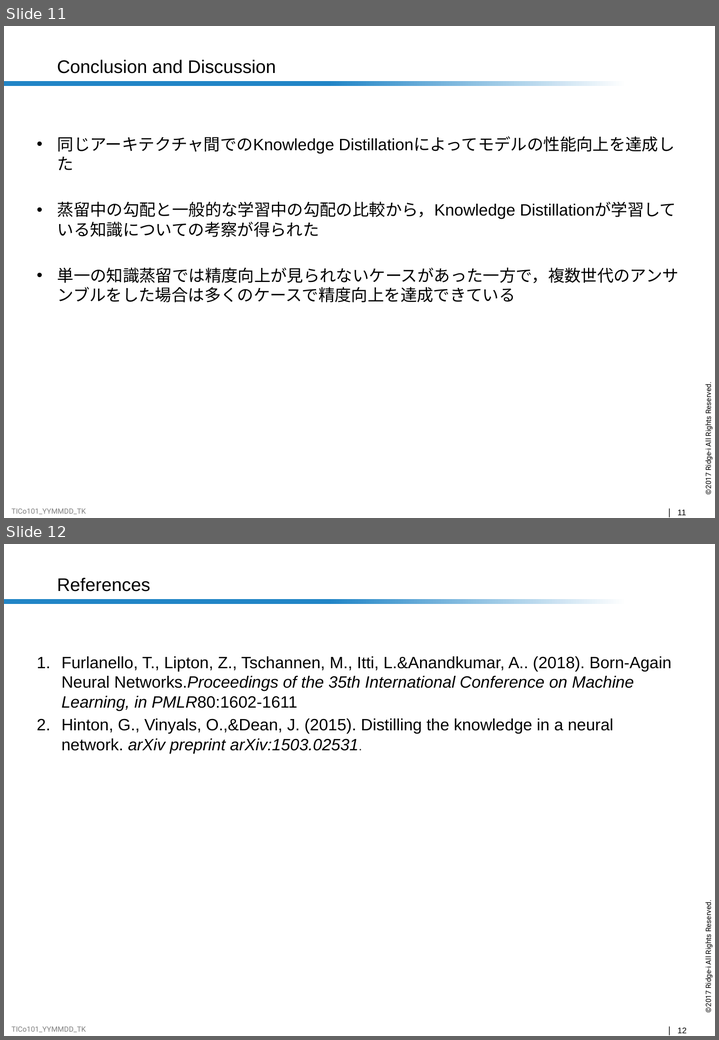
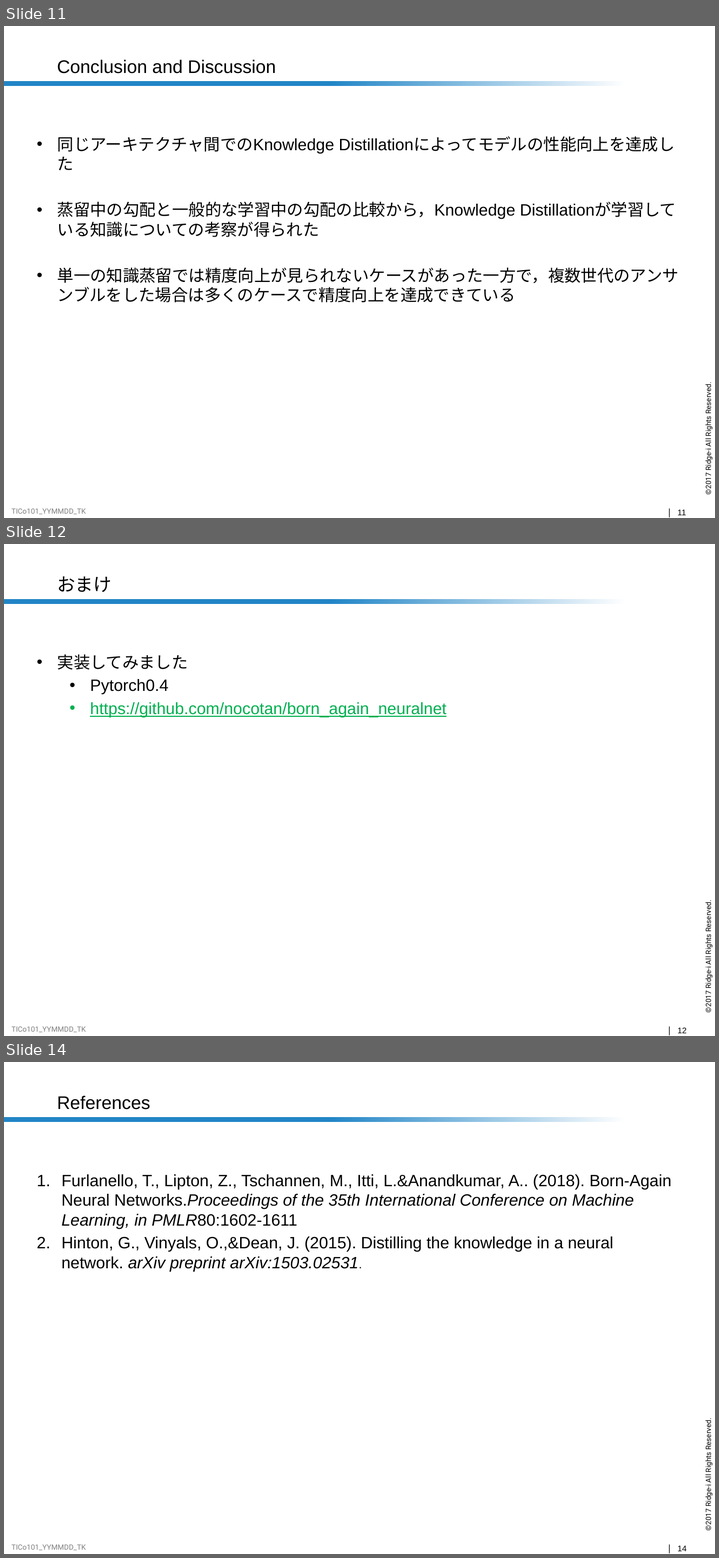
Before and after one commit to nocotan/slides, a slide deck: ban.pptx. Shown one above the other, each under a label of ours: slides 11 and 12 before the commit, slides 11, 12 and 14 after it; the slides between them are not shown. The pictures are 719x1040 and 719x1558 pixels, drawn with LibreOffice and Linux fonts; fonts in the diff are those of the drawing; background and template pictures are left out. Boxes give left, top, right and bottom in pixels: in the first picture for what was removed or moved away, otherwise in the second. Text is boxed around its words. In the diff, an @@ line names an element or a change of style, - is before the commit and + after.

```diff
--- a/ban.pptx
+++ b/ban.pptx
@@ slide 12 added at box(4, 544, 715, 1036), background #FFFFFF; not listed: 5 template elements that a slide beside it also shows @@
@@ title added at box(57, 576, 111, 592), 20 pt, text #000000 @@
+おまけ
@@ text added at box(57, 654, 446, 717), 18 pt, text #00B050, underline @@
+• 実装してみました
+  • Pytorch0.4
+  • https://github.com/nocotan/born_again_neuralnet
@@ what was slide 12 is now slide 14 @@
@@ page number at box(677, 1545, 687, 1551): text changed @@
-12
+14
```
Also in this commit, not shown: 1 other slide added, 1 other file.
